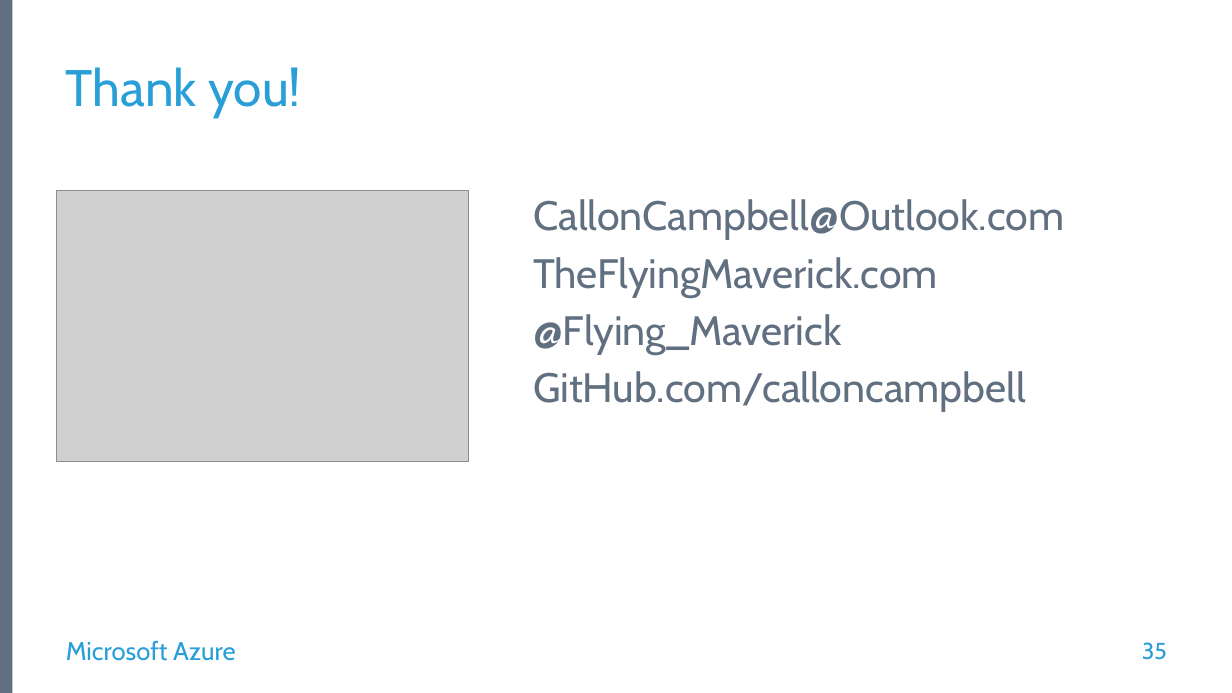
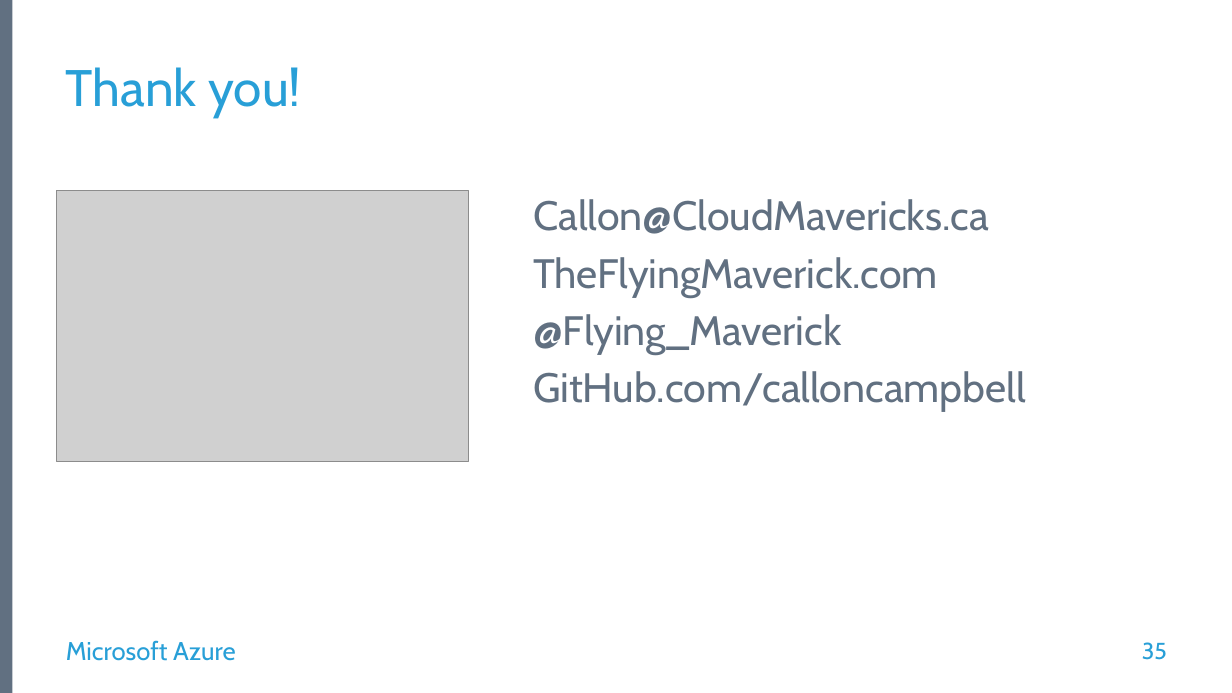
Before and after one commit to calloncampbell/2019-GlobalAzureBootcamp-Azure-DurableFunctions-Demos, a slide deck: slide 35 of docs/Serverless Orchestration with Durable Functions.pptx. Drawn at 1232x693 pixels with LibreOffice and Linux fonts; fonts in the diff are those of the drawing; grey boxes stand for pictures; background and template pictures are left out. Boxes give left, top, right and bottom in pixels: in the first picture for what was removed or moved away, otherwise in the second. Text is boxed around its words. In the diff, an @@ line names an element or a change of style, - is before the commit and + after.

```diff
--- a/docs/Serverless Orchestration with Durable Functions.pptx
+++ b/docs/Serverless Orchestration with Durable Functions.pptx
@@ text at (x1=533, y1=199, x2=989, y2=234): text changed @@
-CallonCampbell@Outlook.com
+Callon@CloudMavericks.ca
```
Also in this commit, not shown: 1 other slide changed.
